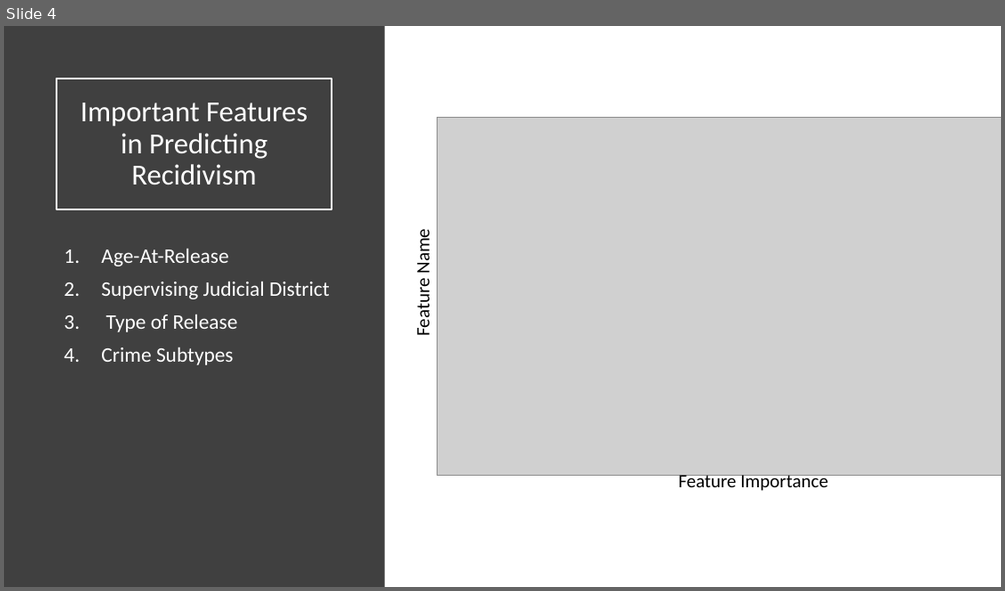
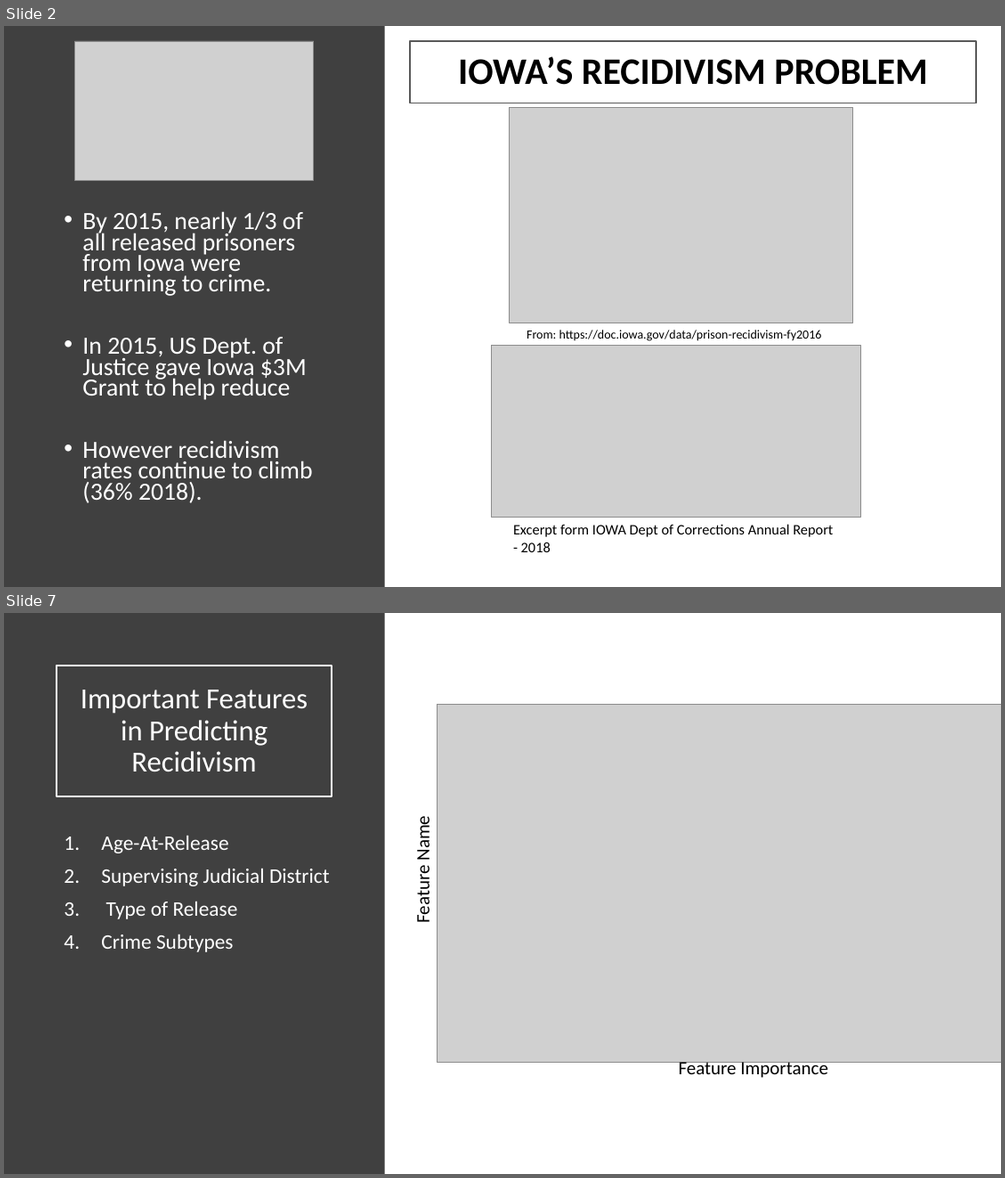
Before and after one commit to jirvingphd/iowa-prisoner-recidivism-mod-3-project, a slide deck: Predicting Recidivism in Released Prisoner in Iowa_v2.pptx. Shown one above the other, each under a label of ours: slide 4 before the commit, slides 2 and 7 after it; the slides between them are not shown. The pictures are 1005x591 and 1005x1178 pixels, drawn with LibreOffice and Linux fonts; fonts in the diff are those of the drawing; grey boxes stand for pictures. Boxes give left, top, right and bottom in pixels: in the first picture for what was removed or moved away, otherwise in the second. Text is boxed around its words. In the diff, an @@ line names an element or a change of style, - is before the commit and + after.

```diff
--- a/Predicting Recidivism in Released Prisoner in Iowa_v2.pptx
+++ b/Predicting Recidivism in Released Prisoner in Iowa_v2.pptx
@@ slide 2 added at box(4, 26, 1001, 587), background #FFFFFF @@
@@ rectangle added at box(4, 26, 385, 587), fill #404040 @@
@@ picture added at box(75, 41, 315, 180) @@
@@ title added at box(410, 41, 976, 103), outline #595959 1.5 pt, 36 pt, text #000000, bold @@
+IOWA’S RECIDIVISM PROBLEM
@@ picture added at box(510, 108, 853, 323) @@
@@ text added at box(82, 211, 313, 503), 23.8 pt, text #FFFFFF @@
+• By 2015, nearly 1/3 of all released prisoners from Iowa were returning to crime.
+• In 2015, US Dept. of Justice gave Iowa $3M Grant to help reduce
+• However recidivism rates continue to climb (36% 2018).
@@ picture added at box(492, 346, 860, 516) @@
@@ text added at box(526, 329, 822, 341), 12 pt, text #000000 @@
+From: https://doc.iowa.gov/data/prison-recidivism-fy2016
@@ text added at box(513, 524, 833, 552), 14 pt, text #000000 @@
+Excerpt form IOWA Dept of Corrections Annual Report - 2018
@@ what was slide 4 is now slide 7 @@
```
Also in this commit, not shown: 5 slides changed, 1 other slide added, 5 other files.
